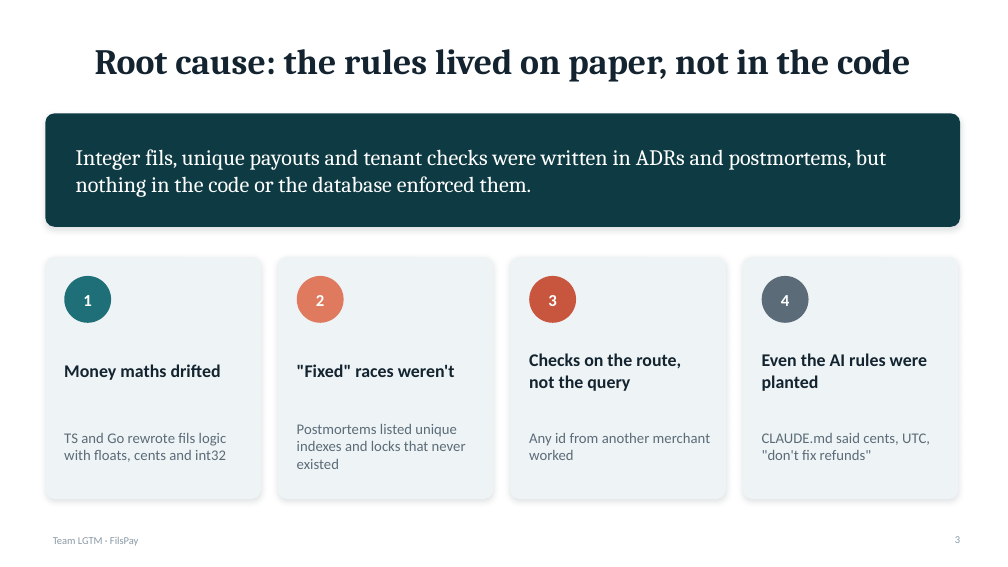
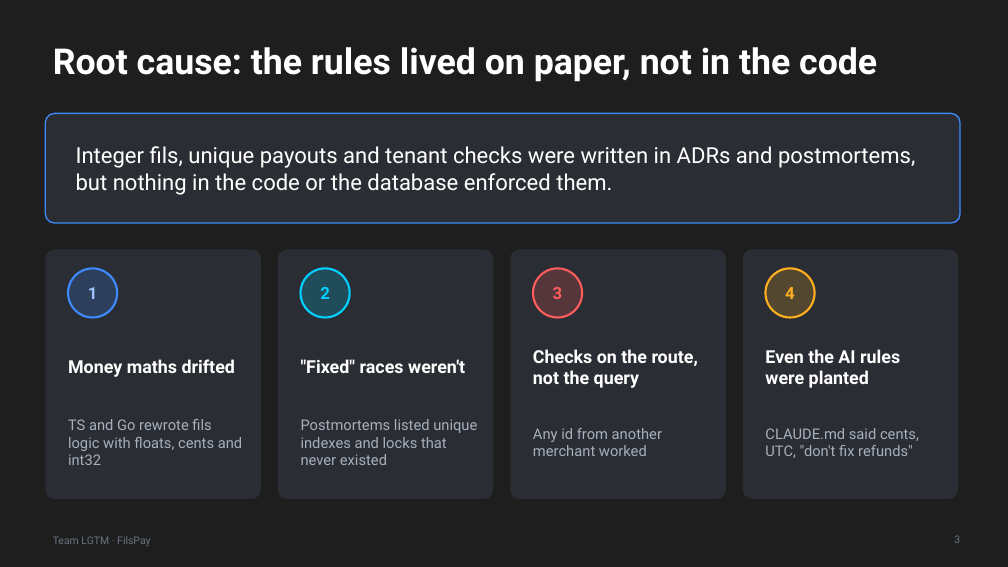
Before and after one commit to akheelnazim/fils-pay, a slide deck: slide 3 of submission/LGTM_FilsPay_Slides.pptx. Drawn at 1008x567 pixels with LibreOffice and Linux fonts; fonts in the diff are those of the drawing. Boxes give left, top, right and bottom in pixels: in the first picture for what was removed or moved away, otherwise in the second. Text is boxed around its words. In the diff, an @@ line names an element or a change of style, - is before the commit and + after.

```diff
--- a/submission/LGTM_FilsPay_Slides.pptx
+++ b/submission/LGTM_FilsPay_Slides.pptx
@@ background #FFFFFF to #1E1E1E @@
@@ title "Root cause: the rules lived ..." at (53, 47, 877, 82): font Cambria to Roboto, text colour #13232F to #FFFFFF; alignment centre to left @@
@@ rounded rectangle: place and size @@
-rounded rectangle at (45, 113, 960, 227)
+rounded rectangle at (45, 113, 960, 223)
@@ rounded rectangle at (45, 113, 960, 223): fill #0E3B43 to #2A2D33; outline none to #3D8BFF 1.25 pt; shadow off; proportions changed @@
@@ text "Integer fils, unique payouts and ..." at (76, 146, 915, 195): font Cambria to Roboto @@
@@ rounded rectangle: place and size @@
-rounded rectangle at (45, 257, 261, 499)
+rounded rectangle at (45, 250, 261, 499)
@@ text "1" at (88, 287, 98, 299): font Calibri to Roboto, text colour #FFFFFF to #9CC2FF @@
@@ ellipse at (68, 268, 117, 318): fill #1F6F78 to #3D8BFF at 20% opacity; outline none to #3D8BFF 2 pt @@
@@ rounded rectangle: place and size @@
-rounded rectangle at (278, 257, 493, 499)
+rounded rectangle at (278, 250, 493, 499)
@@ 4 texts, 4 ellipses: place and size @@
-4 texts, 4 ellipses at (64, 276, 808, 323)
+4 texts, 4 ellipses at (68, 268, 814, 318)
@@ text "2" at (320, 287, 330, 299): font Calibri to Roboto, text colour #FFFFFF to #00D1FF @@
@@ ellipse at (301, 268, 350, 318): fill #E07A5F to #00D1FF at 20% opacity; outline none to #00D1FF 2 pt @@
@@ rounded rectangle: place and size @@
-rounded rectangle at (510, 257, 726, 499)
+rounded rectangle at (510, 250, 726, 499)
@@ text "3" at (553, 287, 563, 299): font Calibri to Roboto, text colour #FFFFFF to #FF5C5C @@
@@ ellipse at (533, 268, 582, 318): fill #C8553D to #FF5C5C at 20% opacity; outline none to #FF5C5C 2 pt @@
@@ fill #EEF4F5 to #2A2D33; shadow off in 4 elements at (45, 250, 261, 499), (278, 250, 493, 499), (510, 250, 726, 499), (743, 250, 958, 499) @@
@@ rounded rectangle: place and size @@
-rounded rectangle at (743, 257, 958, 499)
+rounded rectangle at (743, 250, 958, 499)
@@ text "4" at (785, 287, 795, 299): font Calibri to Roboto, text colour #FFFFFF to #FFB020 @@
@@ ellipse at (765, 268, 814, 318): fill #5B6B78 to #FFB020 at 20% opacity; outline none to #FFB020 2 pt @@
@@ font Calibri to Roboto, text colour #13232F to #FFFFFF in 4 elements at (68, 359, 235, 377), (533, 349, 698, 388), (765, 349, 900, 388), (301, 359, 465, 373) @@
@@ font Calibri to Roboto, text colour #5B6B78 to #A7B0BC in 4 elements at (68, 419, 242, 465), (533, 428, 662, 456), (765, 428, 919, 458), (301, 419, 477, 465) @@
@@ text "Team LGTM · FilsPay" at (53, 536, 150, 546): font Calibri to Roboto, text colour #8A99A6 to #6B7480 @@
@@ page number at (954, 535, 960, 543): font Calibri to Roboto, text colour #8A99A6 to #6B7480 @@
```
Also in this commit, not shown: 9 other slides changed, 5 slides added, 2 slides removed, 9 other files.
